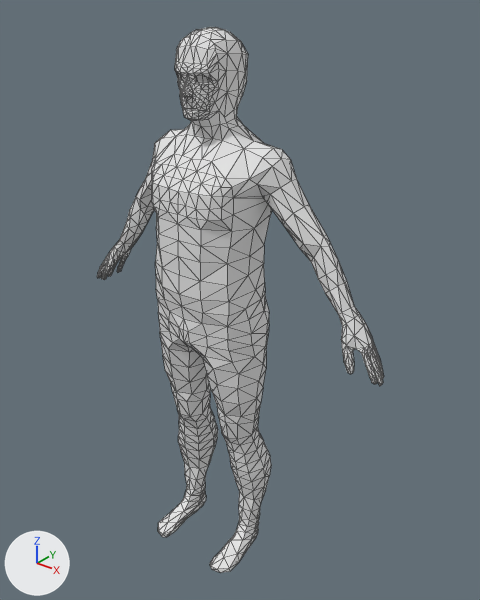
A saved change to the FBX model RPG/Assets/Models/Characters/HumanMale.fbx.
Camera for both pictures: a 50 mm lens placed at (1.25, -1.419, 1.866), pointed at (0.053, 0.078, 0.938). Arrows for +X, +Y and +Z are at lower left; the lights stay in place. Mesh edges are drawn as thin lines.

Objects in the first picture: 'Human.Male'.
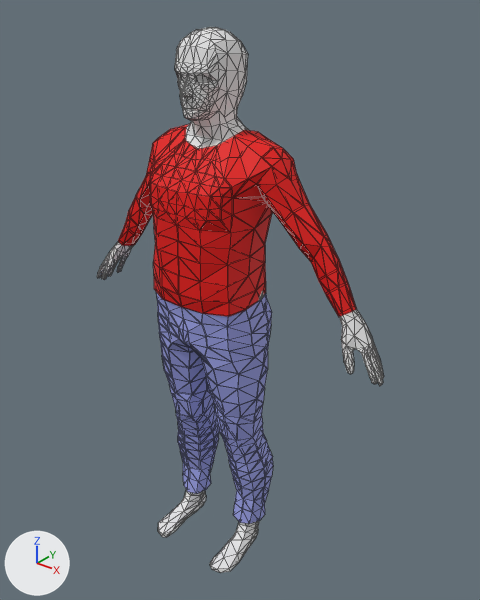
The change, as JSON lines over the scene's bpy script:
```json
{"op": "add", "block": "mat_shirt", "code": ["mat_shirt = principled_material('Shirt')", "mat_shirt.base_color = (0.8, 0.00184, 0.0)  # red #e70600", "mat_shirt.roughness = 0.69"]}
{"op": "add", "block": "mat_material_003", "code": ["mat_material_003 = principled_material('Material.003')", "mat_material_003.base_color = (0.332, 0.362, 0.8)  # blue #9ca2e7", "mat_material_003.roughness = 0.69"]}
{"op": "add", "block": "me_mod_003", "code": ["me_mod_003 = bpy.data.meshes.new('Mod.003')", "me_mod_003.from_pydata(...)  # 342 vertices, 572 faces; spans x -0.469..0.469, y -0.146..0.158, z 0.98..1.485", "me_mod_003.materials.append(mat_shirt)  # red #e70600"]}
{"op": "add", "block": "me_mod_004", "code": ["me_mod_004 = bpy.data.meshes.new('Mod.004')", "me_mod_004.from_pydata(...)  # 319 vertices, 610 faces; spans x -0.192..0.192, y -0.136..0.144, z 0.112..0.986", "me_mod_004.materials.append(mat_material_003)  # blue #9ca2e7"]}
{"op": "add", "block": "ob_human_male_003", "code": ["ob_human_male_003 = bpy.data.objects.new('Human.Male.003', me_mod_003)", "ob_human_male_003.location = (0.0, 0.0, 0.0)"]}
{"op": "add", "block": "ob_human_male_002", "code": ["ob_human_male_002 = bpy.data.objects.new('Human.Male.002', me_mod_004)", "ob_human_male_002.location = (0.0, 0.0, 0.0)"]}
```

Changed parts and their boxes (x1, y1, x2, y2) in the pictures (480 x 600 px):
```json
{"object": "Human.Male.003", "change": "added", "after": [118, 124, 356, 317], "on screen": "red"}
{"object": "Human.Male.002", "change": "added", "after": [156, 292, 273, 524], "on screen": "blue"}
{"object": "Human.Male", "change": "unchanged, covered by the edit", "before": [97, 27, 384, 573], "after": [97, 27, 384, 573]}
```
